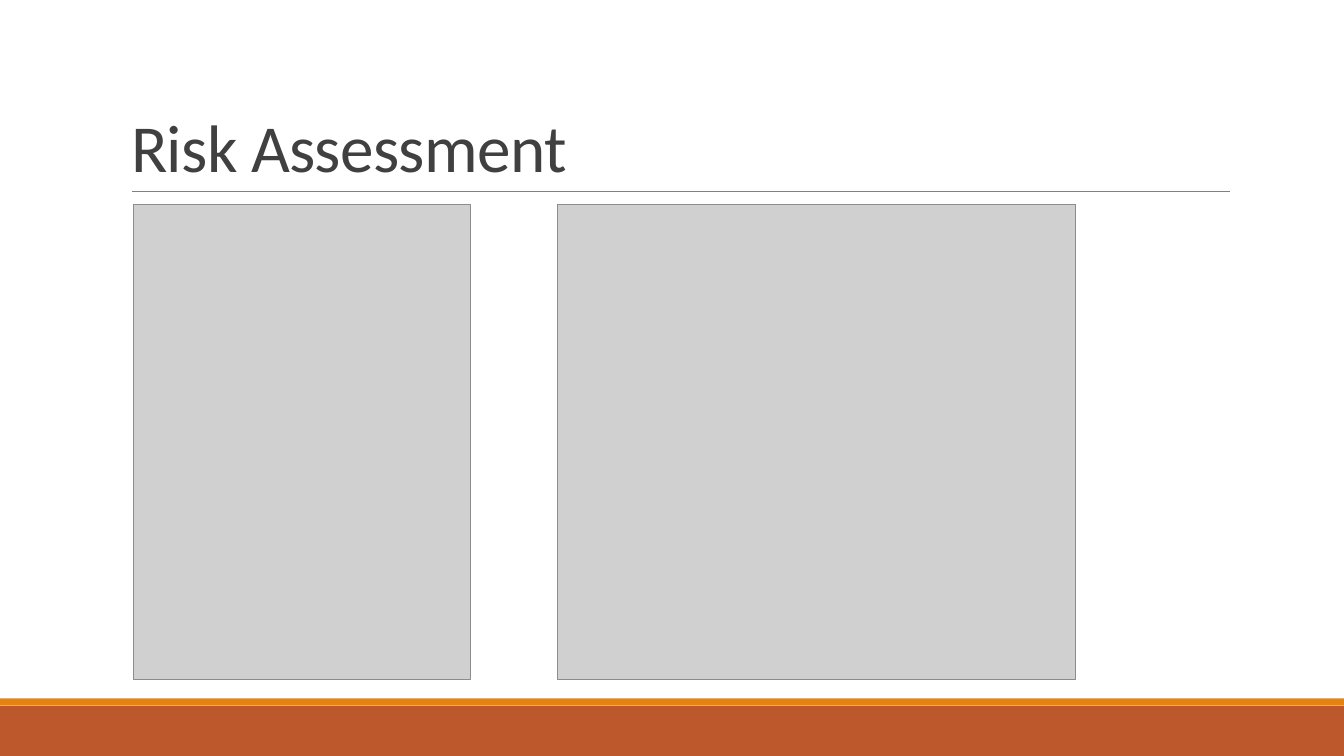
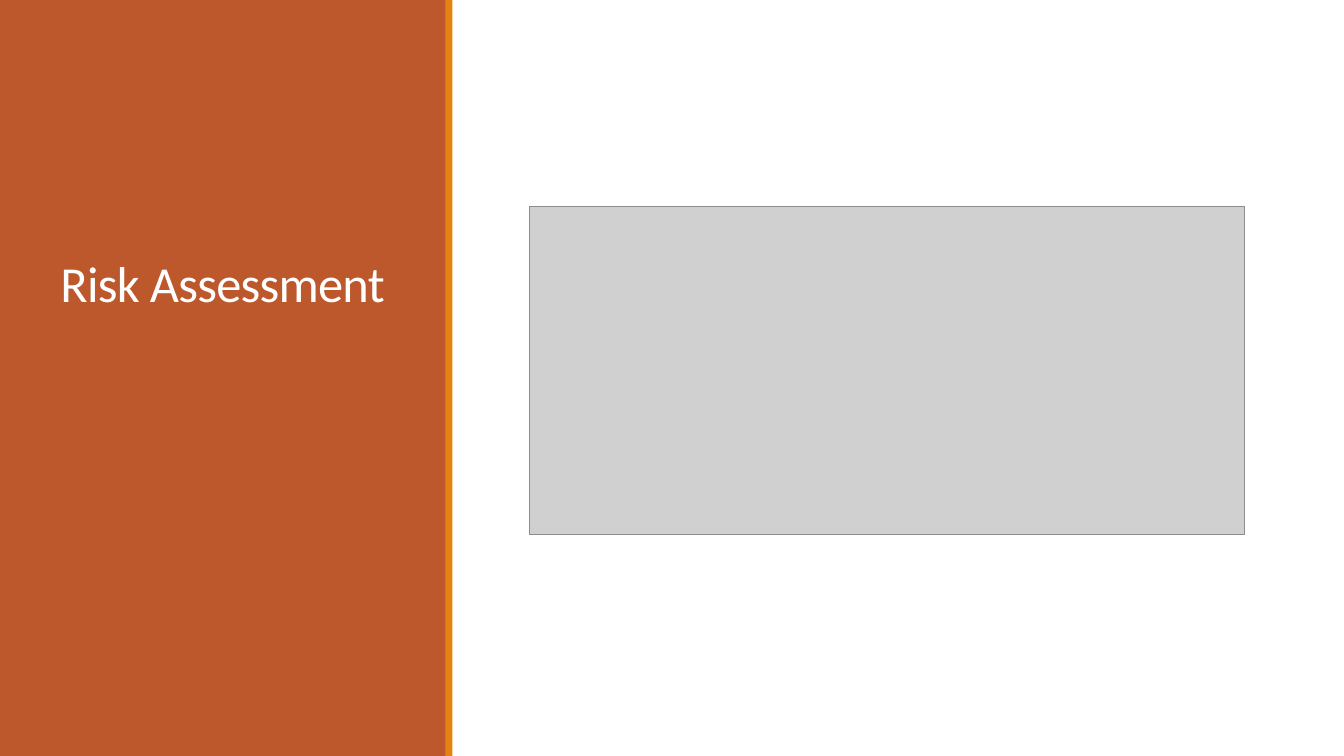
Before and after one commit to ayub96/Project-Inventory-Management-System, a slide deck: slide 5 of Documentation/IMS Project presentation.pptx (slide 6 before the commit). Drawn at 1344x756 pixels with LibreOffice and Linux fonts; fonts in the diff are those of the drawing; grey boxes stand for pictures. Boxes give left, top, right and bottom in pixels: in the first picture for what was removed or moved away, otherwise in the second. Text is boxed around its words. In the diff, an @@ line names an element or a change of style, - is before the commit and + after.

```diff
--- a/Documentation/IMS Project presentation.pptx
+++ b/Documentation/IMS Project presentation.pptx
@@ rectangle added at (0,0,447,756), fill #BD582C @@
@@ rectangle added at (446,0,453,756), fill #E48312 @@
@@ title "Risk Assessment": place and size @@
-title "Risk Assessment" at (131,125,566,173)
+title "Risk Assessment" at (60,267,385,303)
@@ title "Risk Assessment" at (60,267,385,303): size 48 to 36 pt, text colour #404040 to #FFFFFF @@
@@ line removed from (132, 192) to (1231, 192) @@
@@ picture removed at (133,205,470,681) @@
@@ picture: place and size @@
-picture at (558,205,1076,681)
+picture at (529,207,1245,534)
@@ rectangle removed at (0,706,1344,756) @@
@@ rectangle removed at (0,699,1344,706) @@
```
Also in this commit, not shown: 13 other slides changed, 7 slides added, 6 slides removed, 10 other files.
